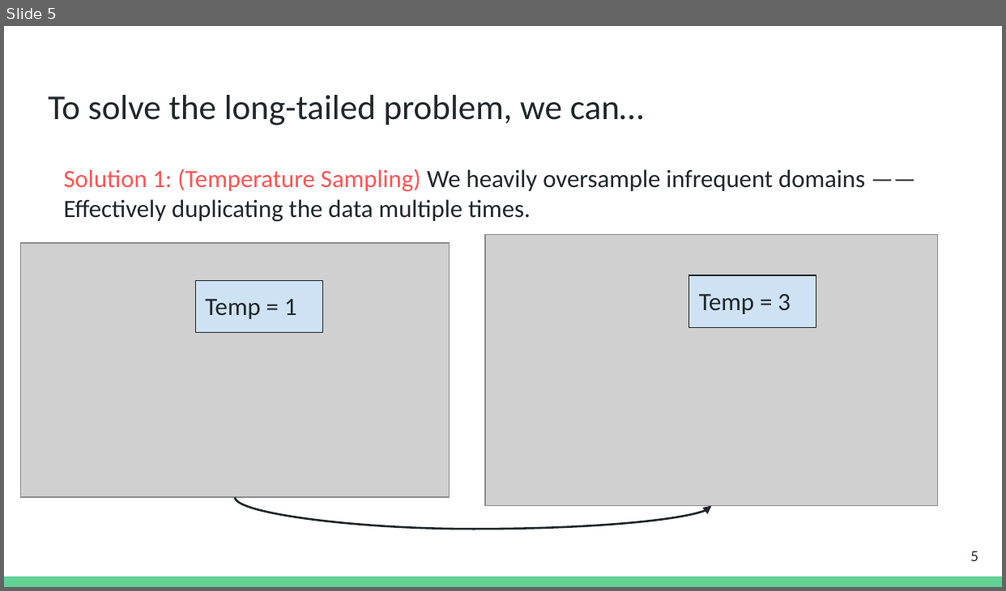
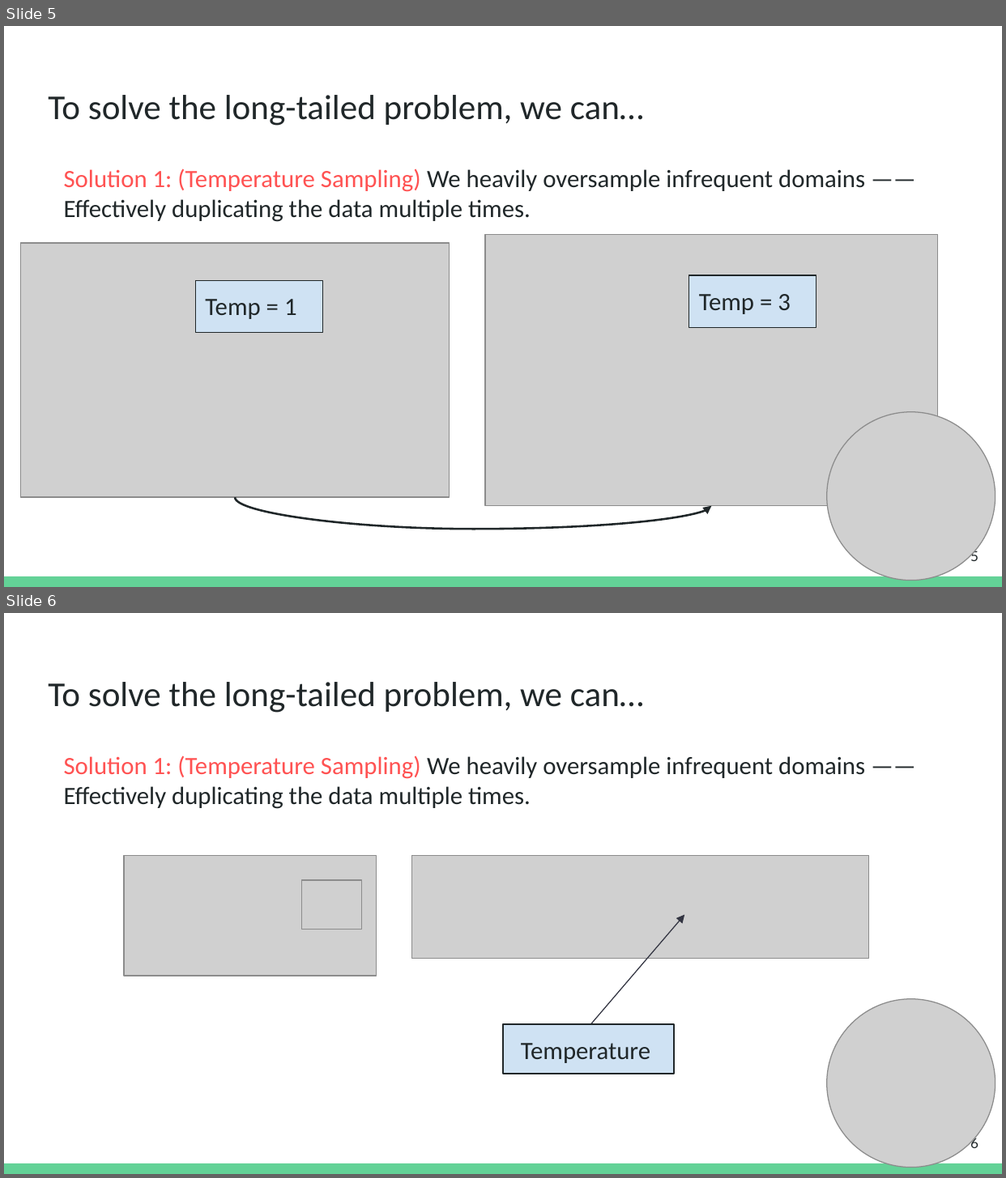
Before and after one commit to danyaljj/homepage, a slide deck: files/2025_cooldown/Cooldown_NAACL_2025_10min.pptx. Shown one above the other, each under a label of ours: slide 5 before the commit, slides 5 and 6 after it. The pictures are 1006x591 and 1006x1178 pixels, drawn with LibreOffice and Linux fonts; fonts in the diff are those of the drawing; grey boxes stand for pictures. Boxes give left, top, right and bottom in pixels: in the first picture for what was removed or moved away, otherwise in the second. Text is boxed around its words. In the diff, an @@ line names an element or a change of style, - is before the commit and + after.

```diff
--- a/files/2025_cooldown/Cooldown_NAACL_2025_10min.pptx
+++ b/files/2025_cooldown/Cooldown_NAACL_2025_10min.pptx
@@ slide 6 added at bbox=[4, 613, 1002, 1174], background #FFFFFF; not listed: 1 template element that a slide beside it also shows @@
@@ title added at bbox=[48, 682, 644, 713], 25.2 pt, text #202729 @@
+To solve the long-tailed problem, we can…
@@ text added at bbox=[64, 756, 865, 809], 18 pt, text #202729 @@
+Solution 1: (Temperature Sampling) We heavily oversample infrequent domains —— Effectively duplicating the data multiple times.
@@ picture added at bbox=[124, 855, 377, 975] @@
@@ picture added at bbox=[412, 855, 869, 958] @@
@@ picture added at bbox=[302, 880, 362, 930] @@
@@ arrow added from (589, 1027) to (684, 914), #333643 0.75 pt @@
@@ picture added at bbox=[826, 999, 995, 1168] @@
@@ rectangle added at bbox=[503, 1024, 674, 1073], fill #CFE2F3, outline #202729 0.75 pt, 18 pt, text #202729 @@
+Temperature
@@ page number added at bbox=[970, 1137, 978, 1148], 10 pt, text #202729 @@
+6
@@ slide 5 changed as well @@
@@ picture added at bbox=[826, 412, 995, 581] @@
```
Also in this commit, not shown: 15 other slides changed, 4 other slides added, 6 slides removed, 3 other files.
